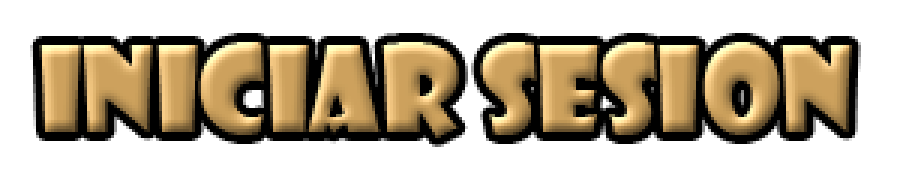
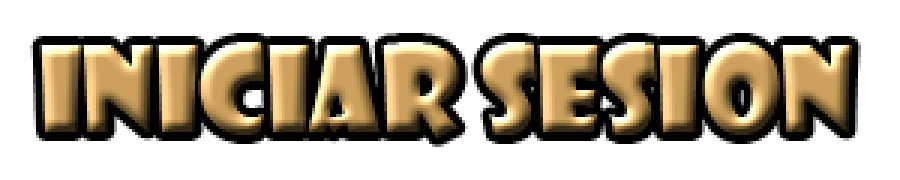
Layered file, before and after one edit (900x180). Changes by layer:
pixels changed over [left=39, top=42, right=852, bottom=138] (layer not identified)
